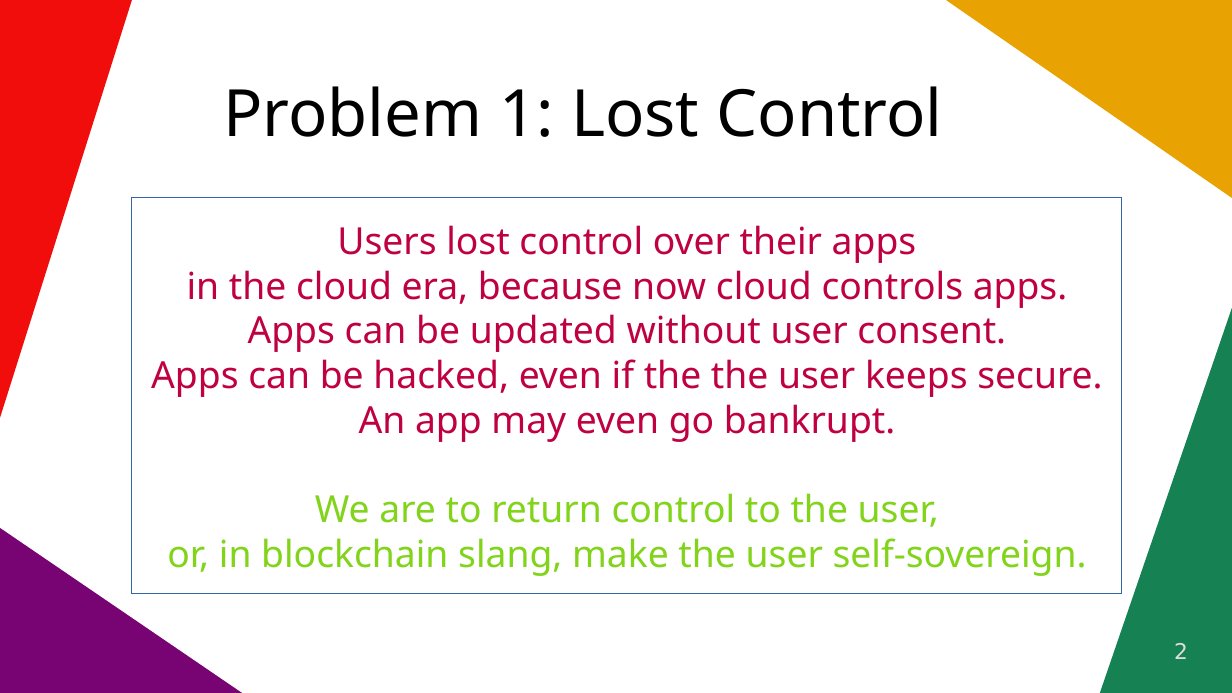
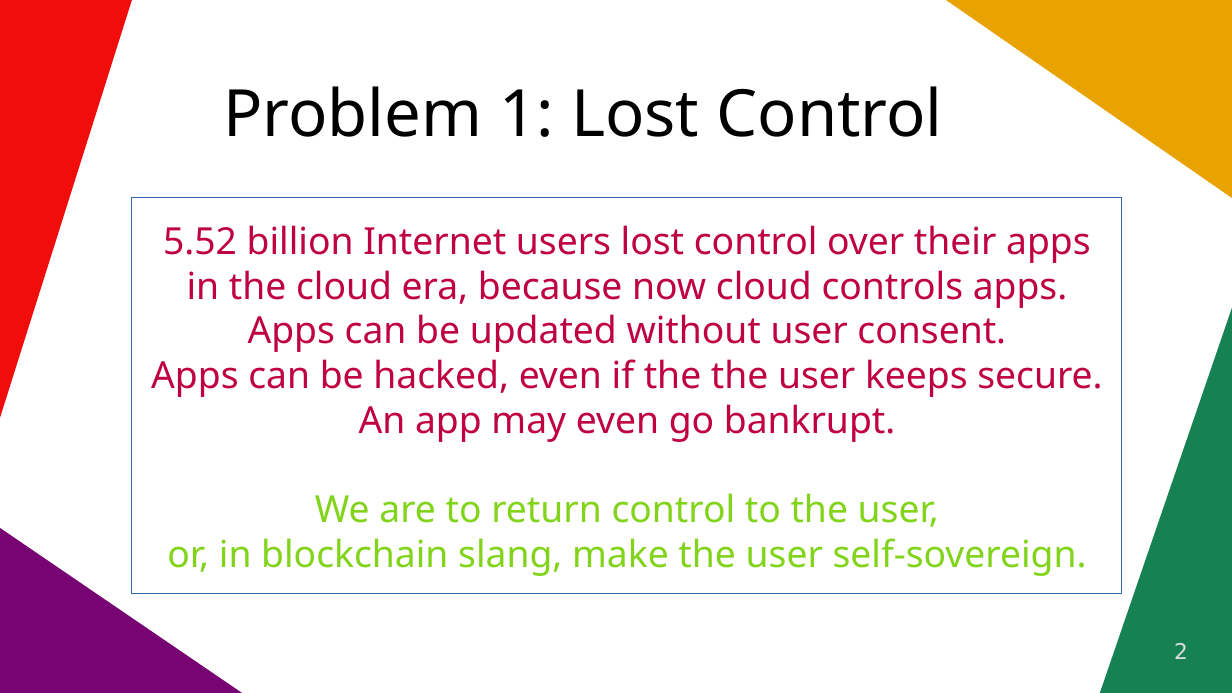
Before and after one commit to vporton/icp-package-manager, a slide deck: slide 2 of docs/long-pitchdeck.odp. Drawn at 1232x693 pixels with LibreOffice and Linux fonts; fonts in the diff are those of the drawing. Boxes give left, top, right and bottom in pixels: in the first picture for what was removed or moved away, otherwise in the second. Text is boxed around its words. In the diff, an @@ line names an element or a change of style, - is before the commit and + after.

```diff
--- a/docs/long-pitchdeck.odp
+++ b/docs/long-pitchdeck.odp
@@ text in rectangle at <box>163,225,1091,263</box>: text changed @@
-Users lost control over their apps
+5.52 billion Internet users lost control over their apps
```
Also in this commit, not shown: 1 other file.
